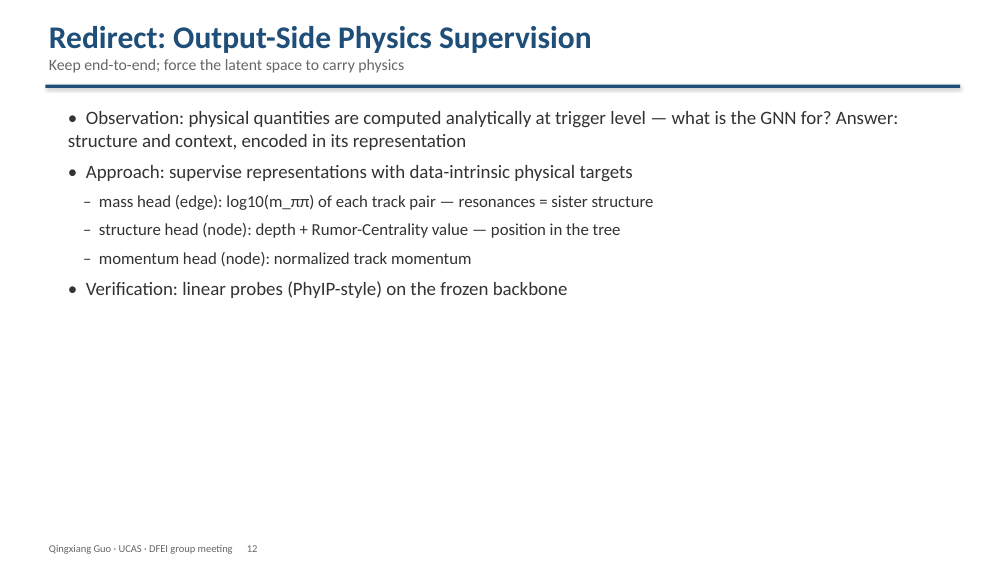
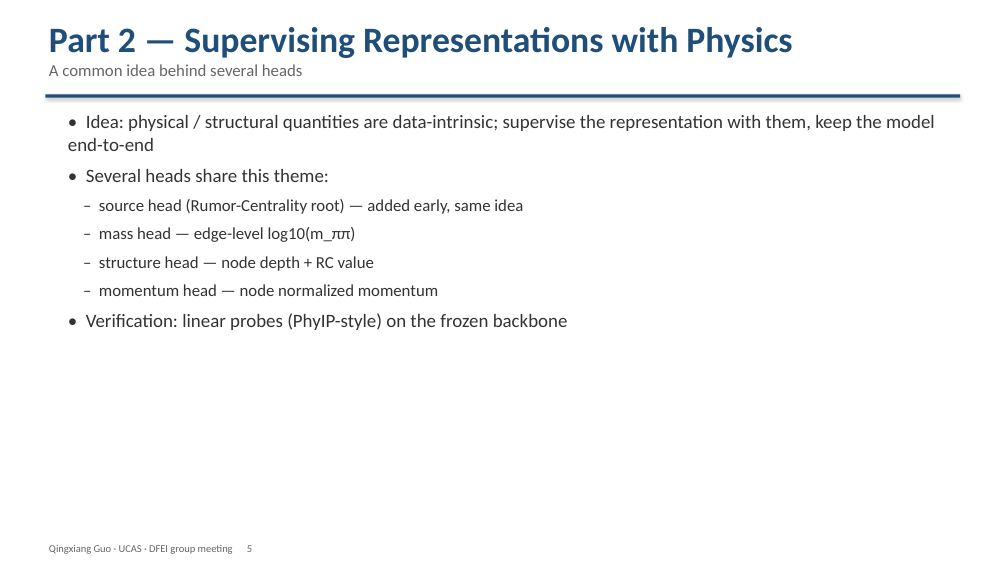
Before and after one commit to Aniedrew/dfei_ift, a slide deck: slide 5 of meeting_figs/DFEI_progress_20260902_EN.pptx (slide 12 before the commit). Drawn at 1008x567 pixels with LibreOffice and Linux fonts; fonts in the diff are those of the drawing. Boxes give left, top, right and bottom in pixels: in the first picture for what was removed or moved away, otherwise in the second. Text is boxed around its words. In the diff, an @@ line names an element or a change of style, - is before the commit and + after.

Commit message:
docs: restructure deck v3 (theme-based, line chart, larger title)

```diff
--- a/meeting_figs/DFEI_progress_20260902_EN.pptx
+++ b/meeting_figs/DFEI_progress_20260902_EN.pptx
@@ text at (49, 27, 792, 76): text changed; size 15 to 34 pt; text colour #666666 to #1F4E79; bold on @@
-Redirect: Output-Side Physics Supervision
-Keep end-to-end; force the latent space to carry physics
+Part 2 — Supervising Representations with Physics
+A common idea behind several heads
@@ rectangle: place and size @@
-rectangle at (45, 85, 960, 88)
+rectangle at (45, 95, 960, 98)
@@ text at (68, 115, 935, 296): text changed; size 18 to 16 pt @@
-• Observation: physical quantities are computed analytically at trigger level — what is the GNN for? Answer: structure and context, encoded in its representation
-• Approach: supervise representations with data-intrinsic physical targets
-– mass head (edge): log10(m_ππ) of each track pair — resonances = sister structure
-– structure head (node): depth + Rumor-Centrality value — position in the tree
-– momentum head (node): normalized track momentum
+• Idea: physical / structural quantities are data-intrinsic; supervise the representation with them, keep the model end-to-end
+• Several heads share this theme:
+– source head (Rumor-Centrality root) — added early, same idea
+– mass head — edge-level log10(m_ππ)
+– structure head — node depth + RC value
+– momentum head — node normalized momentum
@@ text at (49, 545, 252, 554): text changed @@
-Qingxiang Guo · UCAS · DFEI group meeting 12
+Qingxiang Guo · UCAS · DFEI group meeting 5
```
Also in this commit, not shown: 4 other slides changed, 6 slides added, 20 slides removed, 3 other files.
